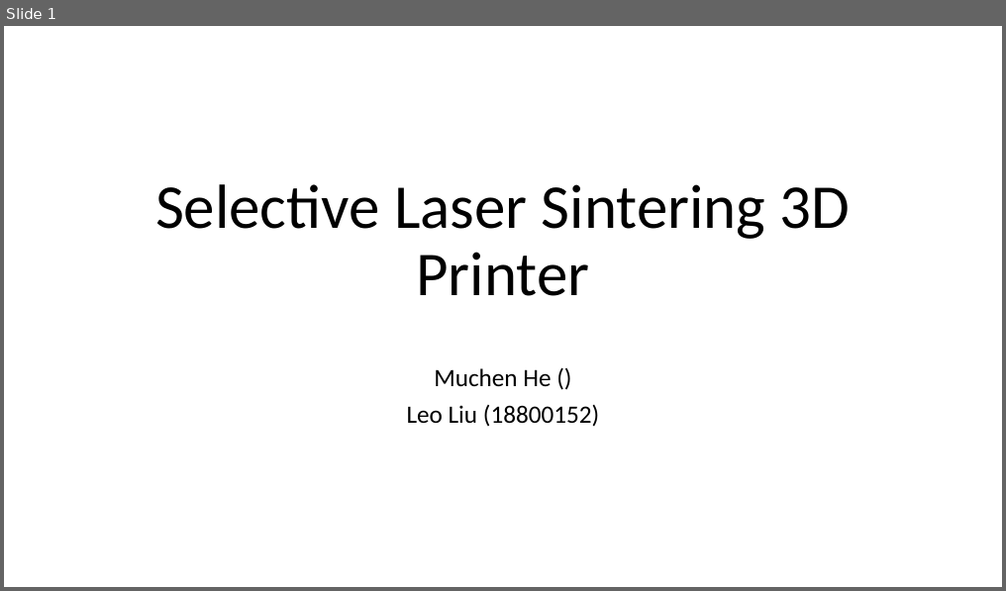
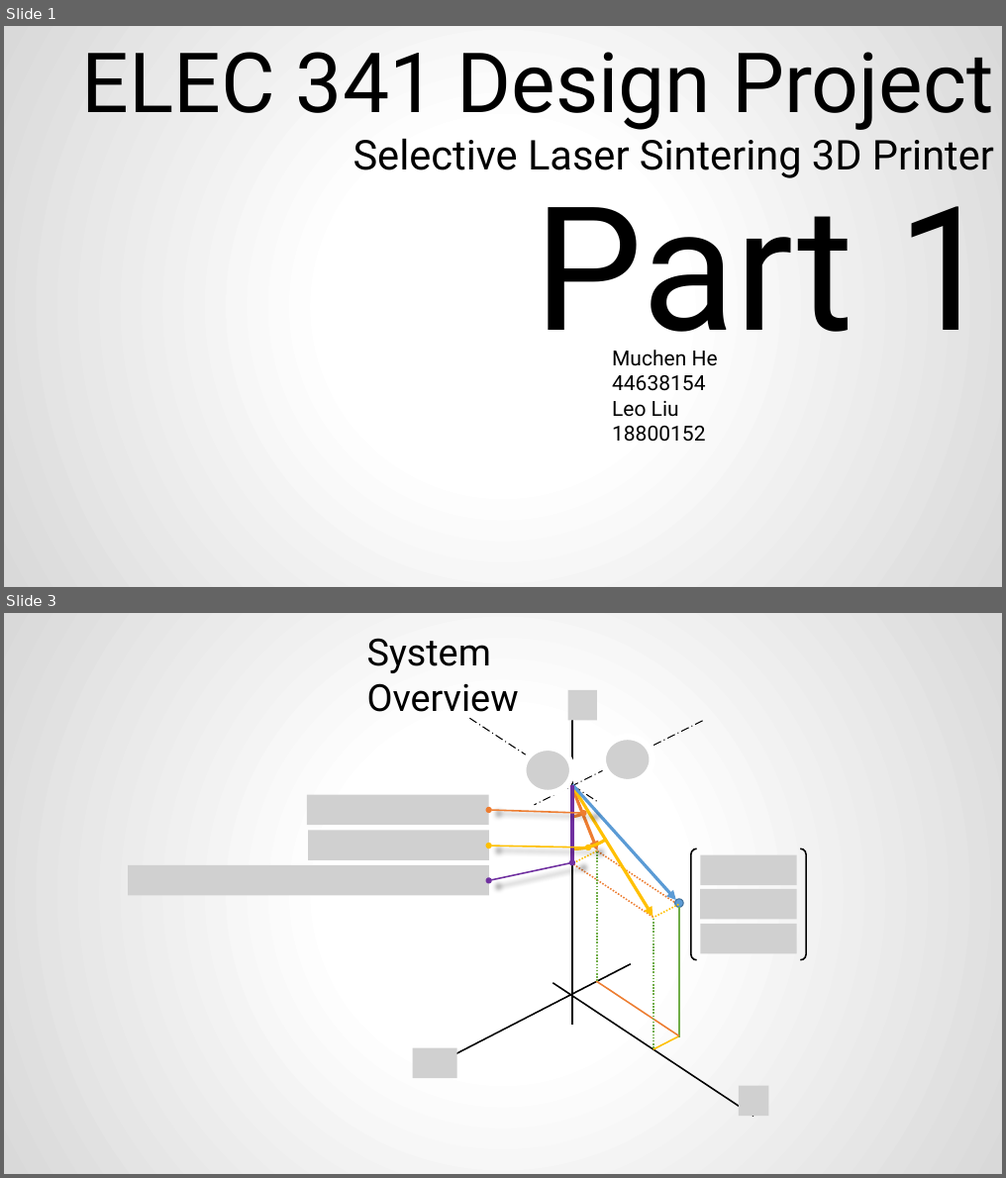
Before and after one commit to FSXAC/ELEC341, a slide deck: docs/report.pptx. Shown one above the other, each under a label of ours: slide 1 before the commit, slides 1 and 3 after it; the slides between them are not shown. The pictures are 1006x591 and 1006x1178 pixels, drawn with LibreOffice and Linux fonts; fonts in the diff are those of the drawing; grey boxes stand for pictures. Boxes give left, top, right and bottom in pixels: in the first picture for what was removed or moved away, otherwise in the second. Text is boxed around its words. In the diff, an @@ line names an element or a change of style, - is before the commit and + after.

```diff
--- a/docs/report.pptx
+++ b/docs/report.pptx
@@ slide 3 added at (x1=4, y1=613, x2=1002, y2=1174), background gradient #FFFFFF to #D9D9D9 @@
@@ text added at (x1=367, y1=638, x2=519, y2=721), 36 pt, text #000000 @@
+System Overview
@@ group added at (x1=413, y1=690, x2=768, y2=1116): 15 lines, 5 pictures, 3 arrows, 2 arc (boxed as its full ellipse)s, 1 ellipse @@
@@ picture added at (x1=307, y1=795, x2=489, y2=825) @@
@@ double arrow added from (489, 810) to (583, 813), #ED7D31 1.5 pt @@
@@ picture added at (x1=308, y1=830, x2=489, y2=861) @@
@@ double arrow added from (489, 846) to (589, 848), #FFC000 1.5 pt @@
@@ group added at (x1=691, y1=849, x2=807, y2=960): 3 pictures, 1 bracket pair @@
@@ picture added at (x1=129, y1=865, x2=489, y2=895) @@
@@ double arrow added from (489, 881) to (572, 863), #7030A0 1.5 pt @@
@@ slide 1 changed as well @@
@@ background #FFFFFF to gradient #FFFFFF to #D9D9D9 @@
@@ text added at (x1=82, y1=52, x2=993, y2=130), 80 pt, text #000000 @@
+ELEC 341 Design Project
@@ title "Selective Laser Sintering 3D Printer" moved from (x1=155, y1=184, x2=850, y2=296) to (x1=353, y1=138, x2=994, y2=178) @@
@@ title "Selective Laser Sintering 3D Printer" at (x1=353, y1=138, x2=994, y2=178): size 60 to 39.6 pt, font Calibri to Roboto; alignment centre to right; vertical alignment bottom to middle @@
@@ text added at (x1=534, y1=173, x2=994, y2=367), 166 pt, text #000000 @@
+Part 1
@@ text at (x1=612, y1=350, x2=718, y2=442): text changed; size 24 to 20 pt; font Calibri to Roboto @@
-Muchen He ()
-Leo Liu (18800152)
+Muchen He 44638154
+Leo Liu 18800152
```
Also in this commit, not shown: 7 other slides changed, 2 other slides added, 1 slide removed, 5 other files.
